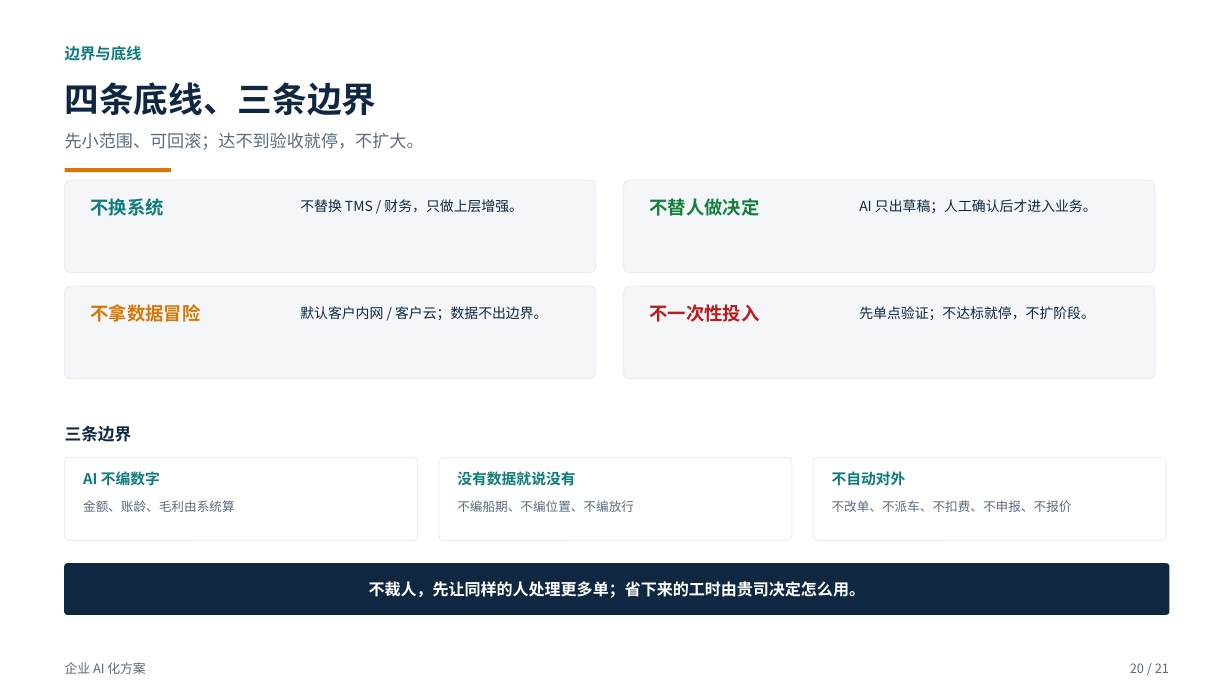
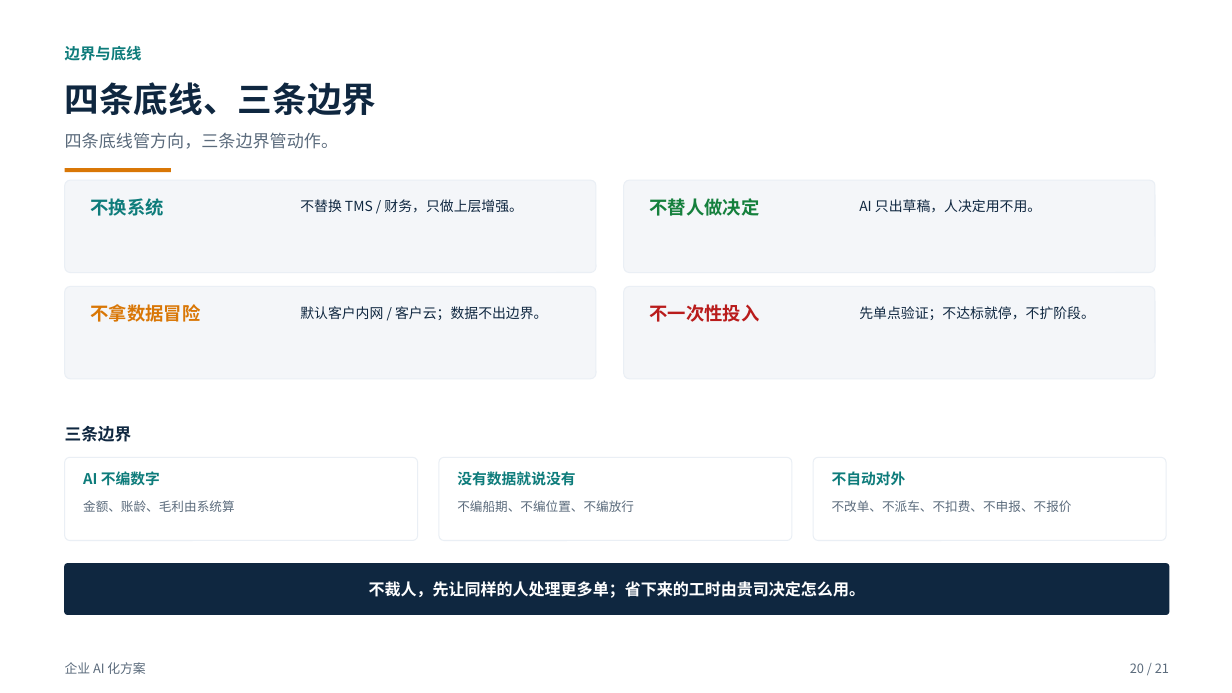
Before and after one commit to roma007/Enterprise-AI, a slide deck: slide 20 of 会客包/reports/客户老板版_企业AI化方案_2026-11-09.pptx. Drawn at 1232x693 pixels with LibreOffice and Linux fonts; fonts in the diff are those of the drawing. Boxes give left, top, right and bottom in pixels: in the first picture for what was removed or moved away, otherwise in the second. Text is boxed around its words. In the diff, an @@ line names an element or a change of style, - is before the commit and + after.

```diff
--- a/会客包/reports/客户老板版_企业AI化方案_2026-11-09.pptx
+++ b/会客包/reports/客户老板版_企业AI化方案_2026-11-09.pptx
@@ text at (x1=65, y1=132, x2=338, y2=149): text changed @@
-先小范围、可回滚；达不到验收就停，不扩大。
+四条底线管方向，三条边界管动作。
@@ text at (x1=859, y1=199, x2=1041, y2=213): text changed @@
-AI 只出草稿；人工确认后才进入业务。
+AI 只出草稿，人决定用不用。
```
Also in this commit, not shown: 15 other slides changed, 6 other files.
